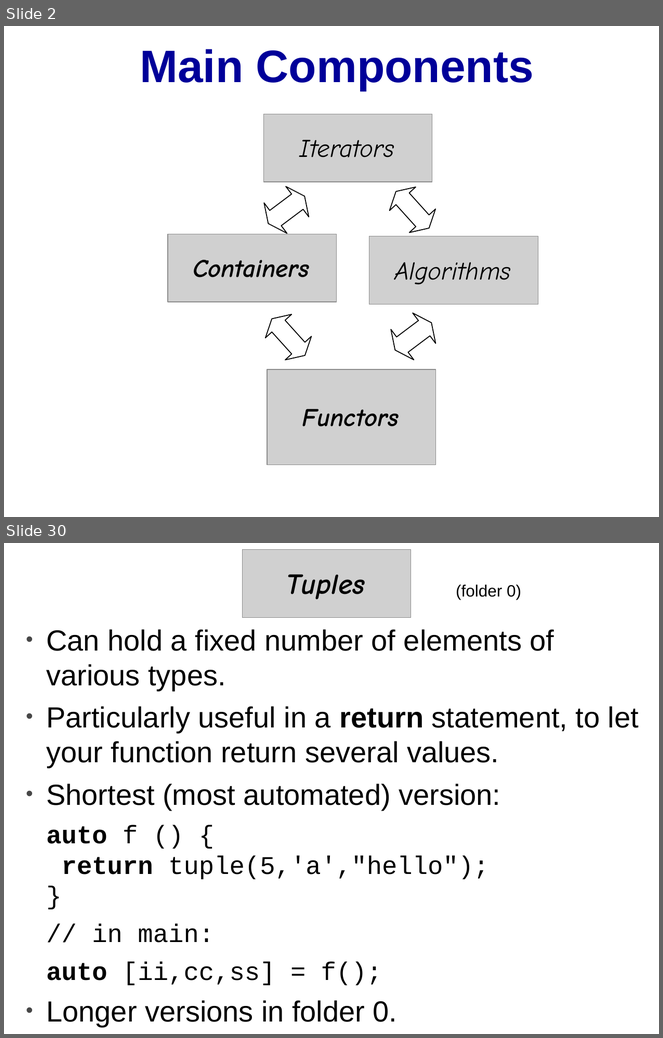
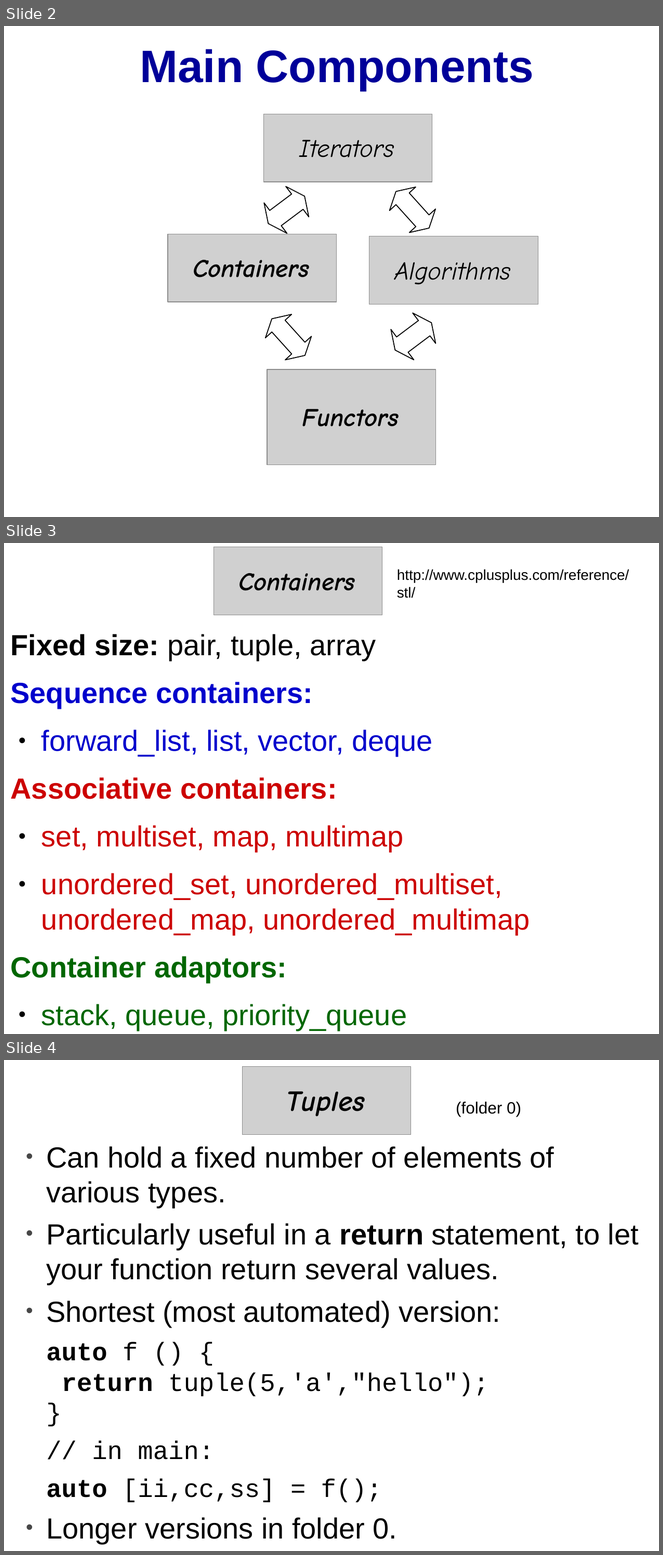
Before and after one commit to cpp-at-ariel/cpp-5780, a slide deck: 10-stl-containers/slides-containers.odp. Shown one above the other, each under a label of ours: slides 2 and 30 before the commit, slides 2, 3 and 4 after it; the slides between them are not shown. The pictures are 663x1038 and 663x1555 pixels, drawn with LibreOffice and Linux fonts; fonts in the diff are those of the drawing; grey boxes stand for pictures. Boxes give left, top, right and bottom in pixels: in the first picture for what was removed or moved away, otherwise in the second. Text is boxed around its words. In the diff, an @@ line names an element or a change of style, - is before the commit and + after.

Commit message:
containers slides

```diff
--- a/10-stl-containers/slides-containers.odp
+++ b/10-stl-containers/slides-containers.odp
@@ slide 3 added at (4, 543, 659, 1034), background #FFFFFF @@
@@ picture added at (214, 547, 383, 615) @@
@@ free added at (229, 558, 366, 602), 28 pt, text #000000, bold, italic @@
+Containers
@@ text added at (397, 569, 630, 598), 16 pt, text #000000 @@
+http://www.cplusplus.com/reference/stl/
@@ text added at (10, 634, 530, 1031), 32 pt, text #CC0000 @@
+Fixed size: pair, tuple, array
+Sequence containers:
+● forward_list, list, vector, deque
+Associative containers:
+● set, multiset, map, multimap
+● unordered_set, unordered_multiset, unordered_map, unordered_multimap
+Container adaptors:
+● stack, queue, priority_queue
@@ what was slide 30 is now slide 4 @@
```
Also in this commit, not shown: 6 slides changed, 4 other slides added, 3 slides removed, 1 other file.
